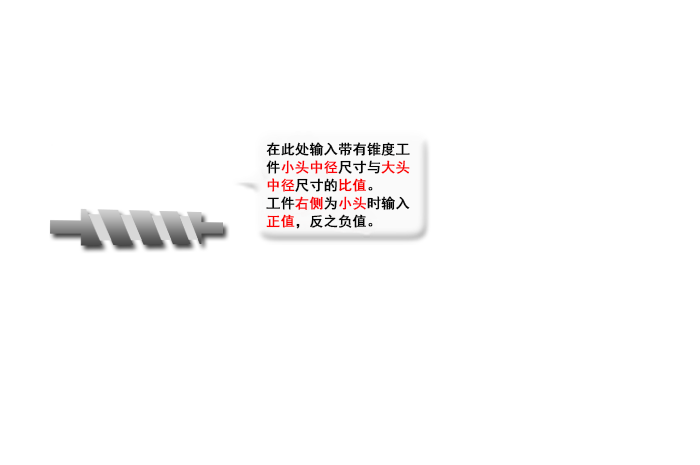
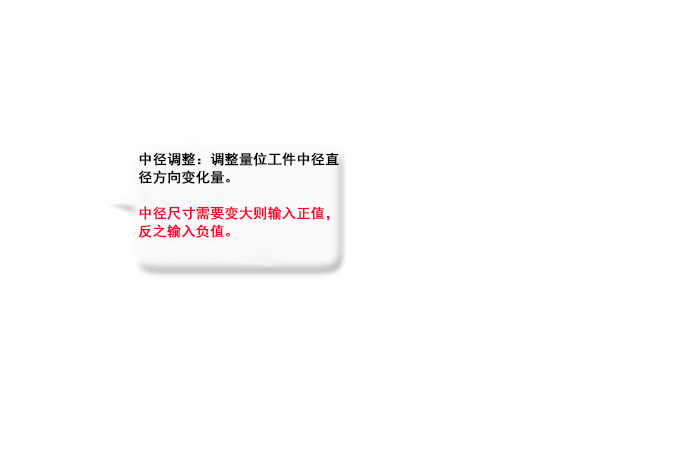
Revision of a layered 700 x 465 image; what changed, layer by layer:
added group "panel_1_17_chs" with 2 layers in group "内螺纹" over left=102, top=135, right=350, bottom=279
added layer "1" (1st of 6, in "内螺纹" › "panel_1_17_chs") in group "panel_1_17_chs" over left=138, top=152, right=339, bottom=238
added layer "图层 4" in group "panel_1_17_chs" over left=102, top=135, right=350, bottom=279
hid group "外螺纹" (14 layers) over left=49, top=131, right=430, bottom=279
hid group "panel_1_8_chs" (2nd of 2, in "外螺纹") (3 layers) over left=49, top=131, right=430, bottom=254
